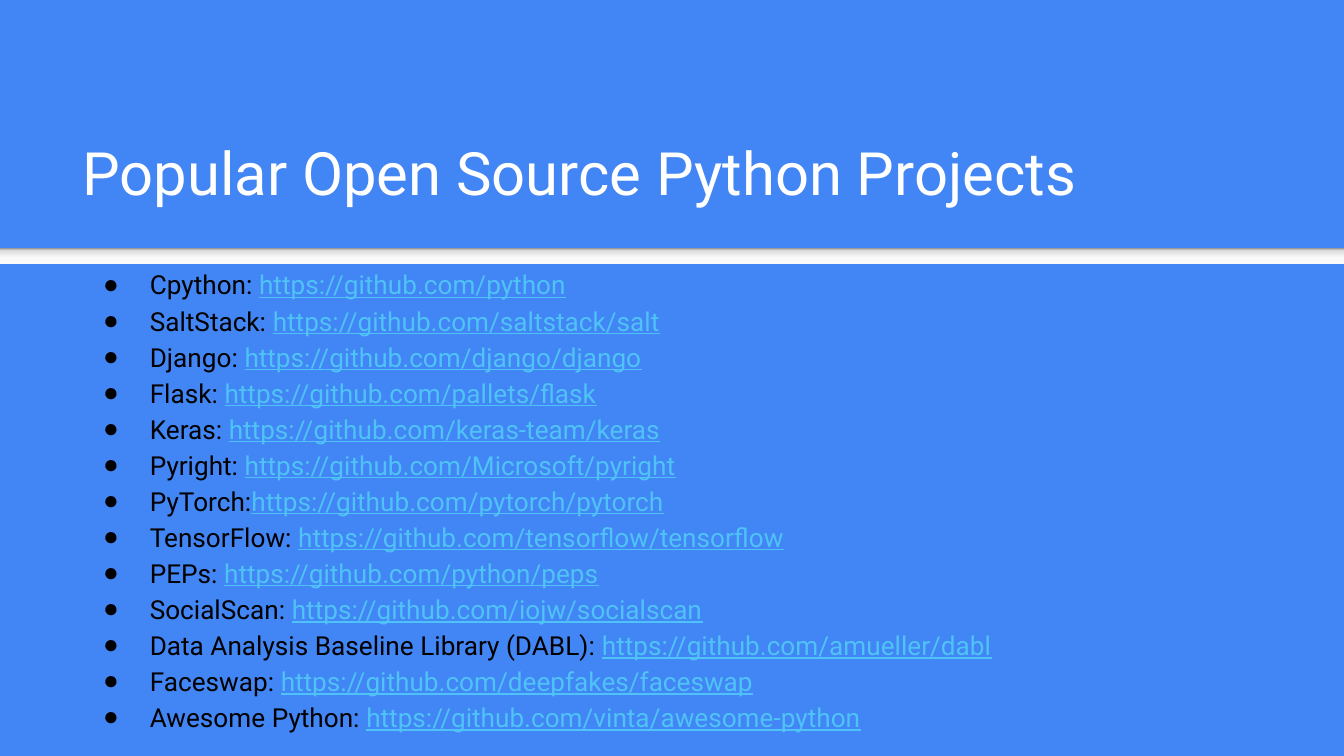
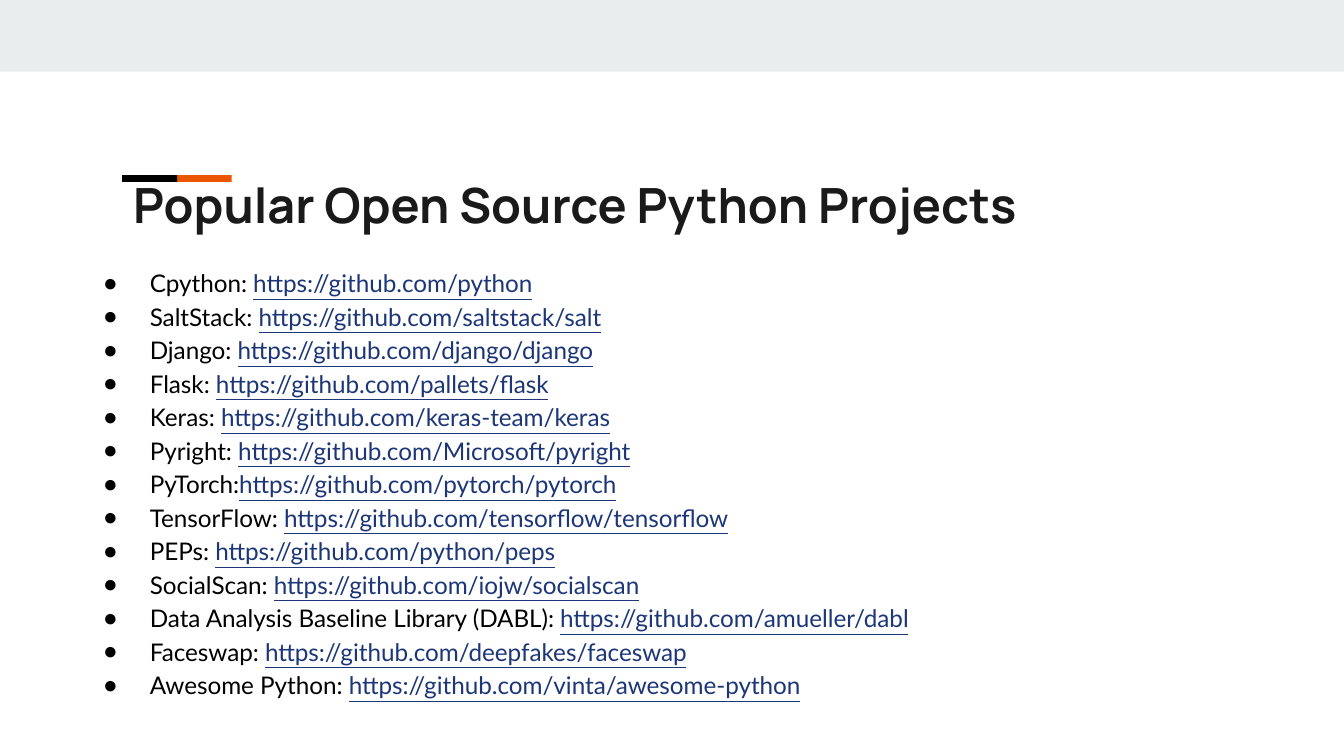
Before and after one commit to gazelle74/python-learning, a slide deck: slide 13 of Learn Python in 45 Minutes Supplement.pptx. Drawn at 1344x756 pixels with LibreOffice and Linux fonts; fonts in the diff are those of the drawing. Boxes give left, top, right and bottom in pixels: in the first picture for what was removed or moved away, otherwise in the second. Text is boxed around its words. In the diff, an @@ line names an element or a change of style, - is before the commit and + after.

```diff
--- a/Learn Python in 45 Minutes Supplement.pptx
+++ b/Learn Python in 45 Minutes Supplement.pptx
@@ background #4285F4 to #FFFFFF @@
@@ rectangle added at [0, 0, 1344, 71], fill #E9EDEE @@
@@ text "Popular Open Source Python Projects": place and size @@
-text "Popular Open Source Python Projects" at [83, 150, 1076, 208]
+text "Popular Open Source Python Projects" at [133, 177, 1016, 235]
@@ text "Popular Open Source Python Projects" at [133, 177, 1016, 235]: size 32 to 26 pt, font Roboto to Manrope, text colour #FFFFFF to #1A1A1A, bold on; vertical alignment bottom to top @@
@@ rectangle added at [122, 175, 177, 181], fill #000000 @@
@@ rectangle added at [176, 175, 231, 181], fill #EB5600 @@
@@ rectangle removed at [0, 247, 1344, 263] @@
@@ text "Cpython: https://github.com/python" at [150, 274, 909, 699]: size 14 to 13 pt, font Roboto to Lato; text colour #4FC3F7 to #1C3678 in "https://github.com/python", "https://github.com/saltstack/salt", "https://github.com/django/django", "https://github.com/pallets/flask" and 9 more places @@
```
Also in this commit, not shown: 13 other slides changed.
